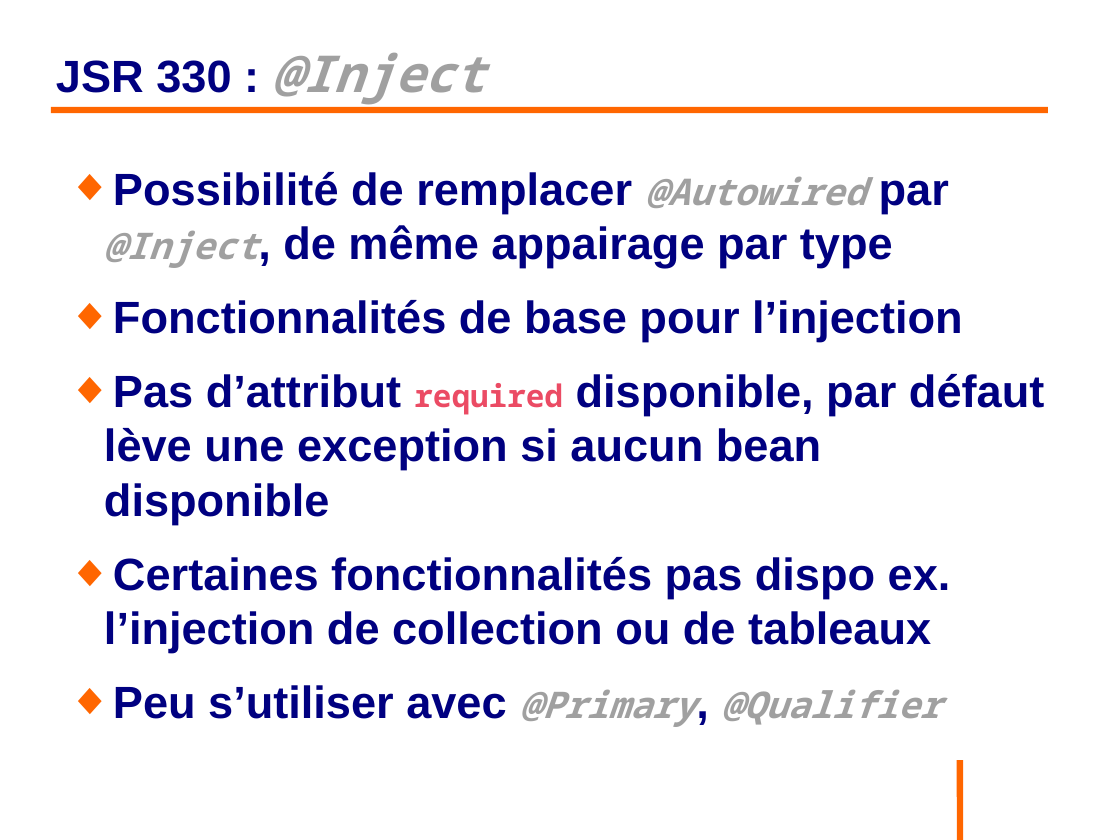
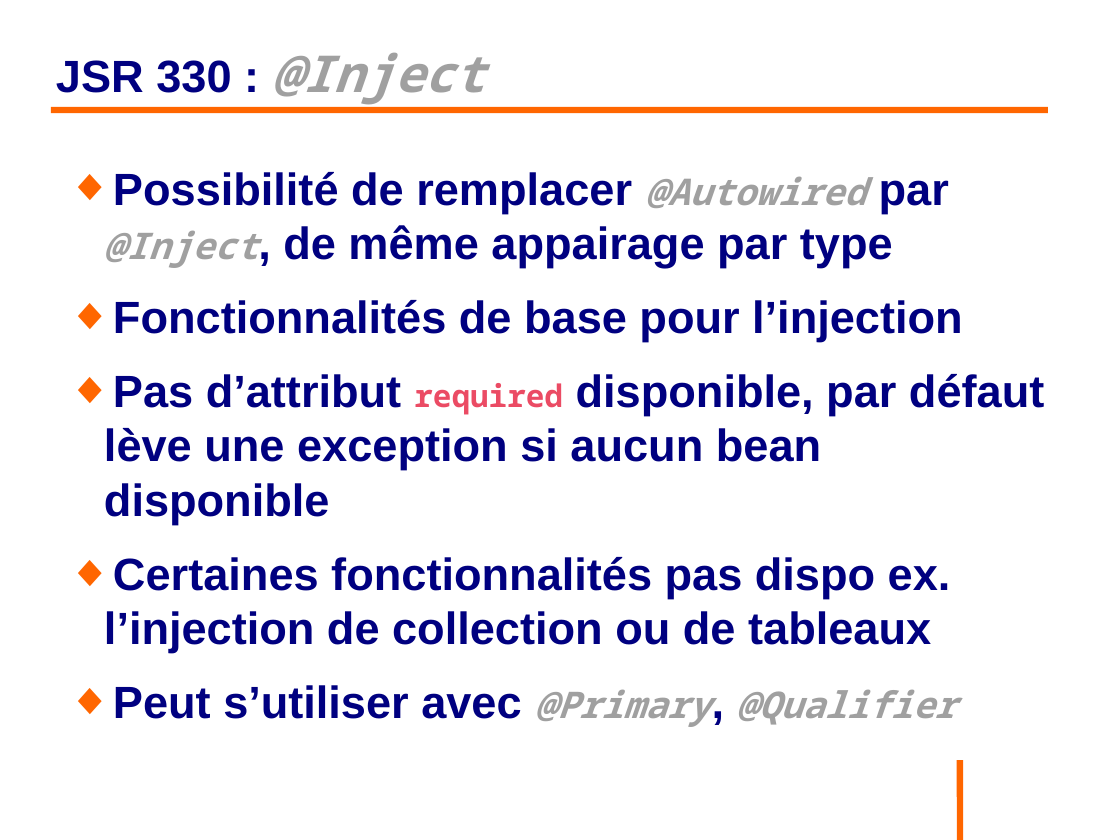
Before and after one commit to philphils/formation-spring, a slide deck: slide 106 of Documentation/diapo_formation_spring.odp (slide 103 before the commit). Drawn at 1120x840 pixels with LibreOffice and Linux fonts; fonts in the diff are those of the drawing; background and template pictures are left out. Boxes give left, top, right and bottom in pixels: in the first picture for what was removed or moved away, otherwise in the second. Text is boxed around its words. In the diff, an @@ line names an element or a change of style, - is before the commit and + after.

```diff
--- a/Documentation/diapo_formation_spring.odp
+++ b/Documentation/diapo_formation_spring.odp
@@ text at (x1=113, y1=685, x2=957, y2=727): text changed @@
-◆ Peu s’utiliser avec @Primary, @Qualifier
+◆ Peut s’utiliser avec @Primary, @Qualifier
```
Also in this commit, not shown: 3 other slides changed, 8 slides added, 1 slide removed.
